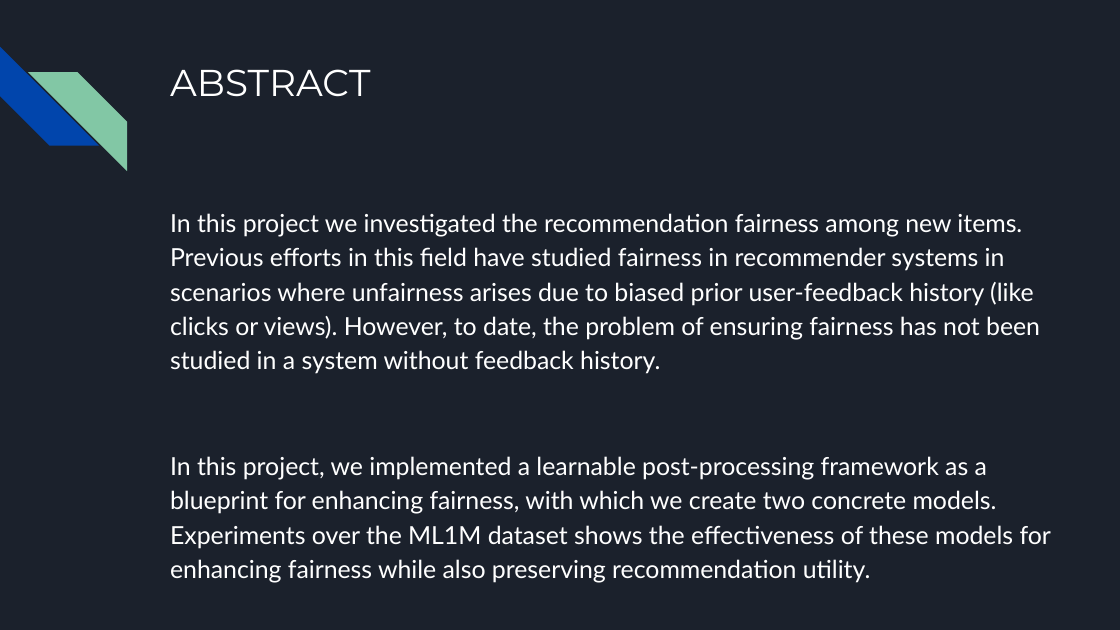
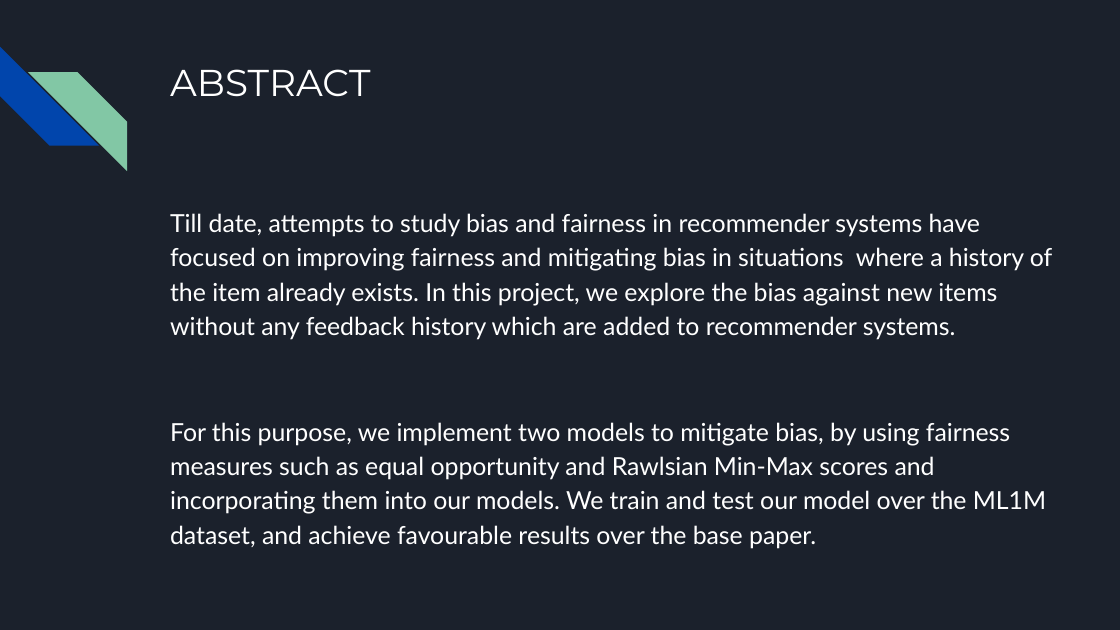
Before and after one commit to nikhilvenkatkumsetty/Mitigating-Unfairness-and-Bias-in-Cold-Start-Recommenders, a slide deck: slide 2 of MIDSEM and ENDSEM Presentations/IT458-IR_Endsem_Team-17_Nikhil_Amith.pptx. Drawn at 1120x630 pixels with LibreOffice and Linux fonts; fonts in the diff are those of the drawing. Boxes give left, top, right and bottom in pixels: in the first picture for what was removed or moved away, otherwise in the second. Text is boxed around its words. In the diff, an @@ line names an element or a change of style, - is before the commit and + after.

```diff
--- a/MIDSEM and ENDSEM Presentations/IT458-IR_Endsem_Team-17_Nikhil_Amith.pptx
+++ b/MIDSEM and ENDSEM Presentations/IT458-IR_Endsem_Team-17_Nikhil_Amith.pptx
@@ text at <box>170,213,1053,549</box>: text changed @@
-In this project we investigated the recommendation fairness among new items. Previous efforts in this field have studied fairness in recommender systems in scenarios where unfairness arises due to biased prior user-feedback history (like clicks or views). However, to date, the problem of ensuring fairness has not been studied in a system without feedback history.
-In this project, we implemented a learnable post-processing framework as a blueprint for enhancing fairness, with which we create two concrete models. Experiments over the ML1M dataset shows the effectiveness of these models for enhancing fairness while also preserving recommendation utility.
+Till date, attempts to study bias and fairness in recommender systems have focused on improving fairness and mitigating bias in situations where a history of the item already exists. In this project, we explore the bias against new items without any feedback history which are added to recommender systems.
+For this purpose, we implement two models to mitigate bias, by using fairness measures such as equal opportunity and Rawlsian Min-Max scores and incorporating them into our models. We train and test our model over the ML1M dataset, and achieve favourable results over the base paper.
```
Also in this commit, not shown: 10 other slides changed, 1 slide added, 1 slide removed, 1 other file.
